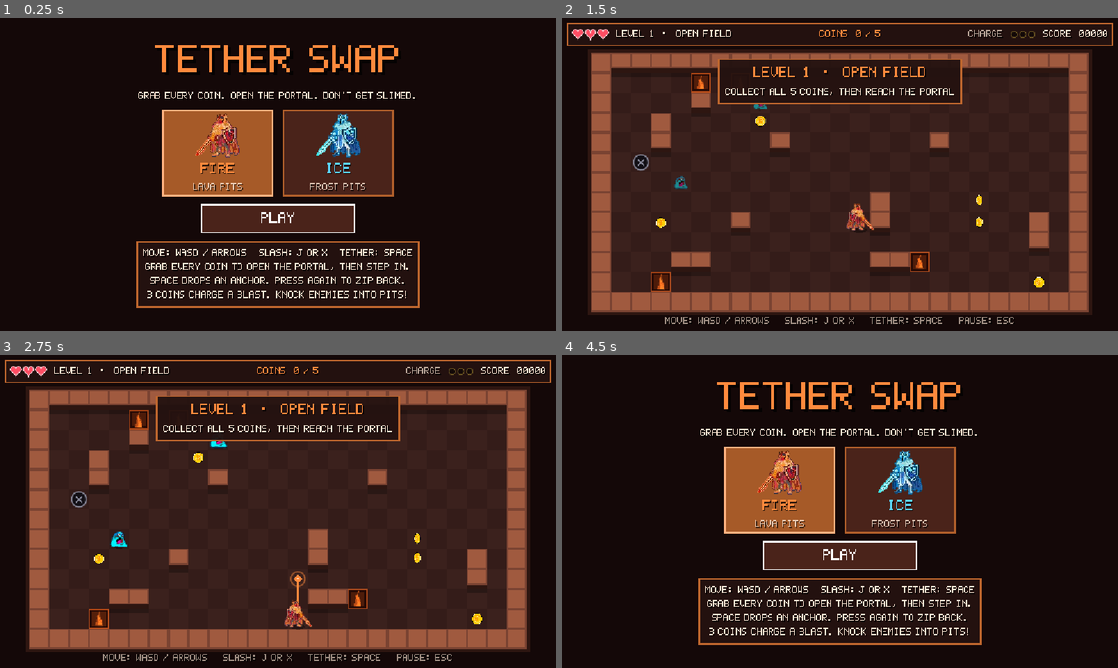
Above: before the commit, frames 1-4 (two rows, left to right).
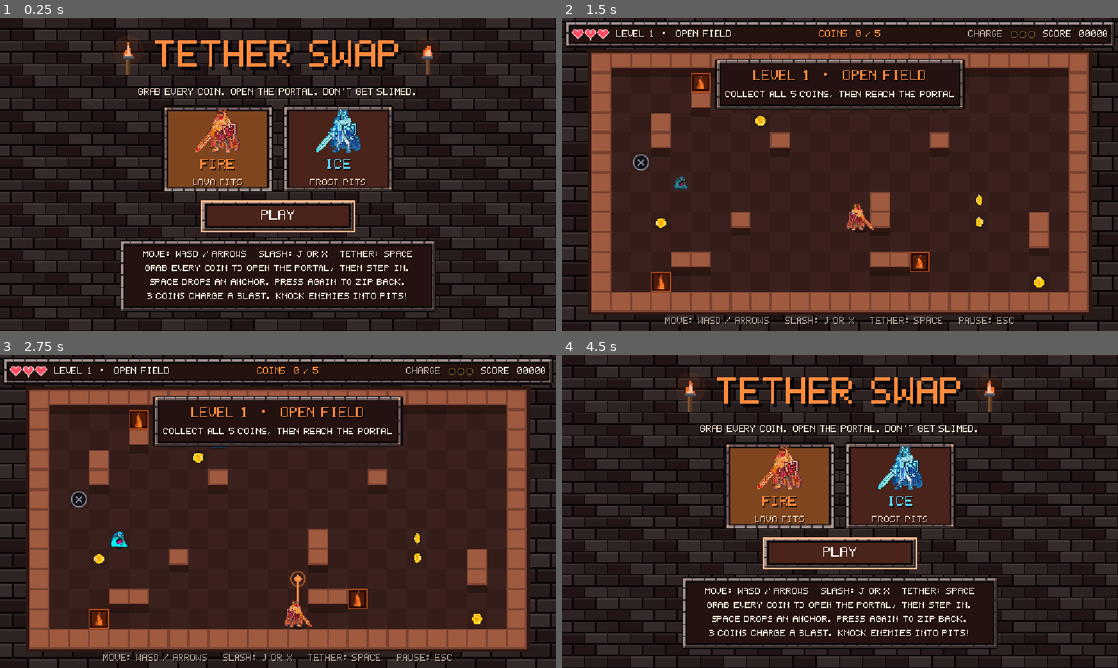
Above: after the commit, the same moments.

Repository: AHFE0924/Larpathon1
Game: Godot game, scene res://menu.tscn
Same seed, same stepped clock (60 frames per second), same inputs: the game is played once before the commit and once after it.
Inputs:
- Up to frame 1 (0.25 s): no input
- Up to frame 2 (1.5 s): click "PLAY" at 0.5 s; hold D (move_right) from 1.28 s (still down); hold J (attack) from 1.28 s (still down)
- Up to frame 3 (2.75 s): release D (move_right) at 2.03 s; release J (attack) at 2.03 s; hold S (move_down) from 2.03 s (still down); tap Space (tether) at 2.1 s
- Up to frame 4 (4.5 s): release S (move_down) at 2.78 s; hold D (move_right) 2.78-3.53 s; tap X at 2.85 s; hold W (move_up) 3.53-4.25 s; tap P at 3.6 s; click "Main Menu" at 4.25 s

The runs differ from the first frame. In frame 1, 48% of the frame differs, in the area x 0-100%, y 0-100%; in frame 2, 11%; in frame 3, 11%; in frame 4, 48%.

Commit message:
Give the interface a dungeon look
Stone-block frames on panels and buttons, a brick wall behind the menu and around the arena, and torches beside the title. README updated to match.

Diff:
--- a/GameData.gd
+++ b/GameData.gd
@@ -44,6 +44,7 @@
 
 var _used_cache := {}
 var _art_cache := {}
+var _stone_cache := {}
 var _tint_shader: Shader
 
 
@@ -232,11 +233,11 @@
 	th.set_constant("shadow_offset_x", "Label", 2)
 	th.set_constant("shadow_offset_y", "Label", 2)
 	th.set_constant("line_spacing", "Label", 6)
-	th.set_stylebox("panel", "PanelContainer", box(Color(p.panel, 0.96), accent.darkened(0.25), 3, 0, 14))
-	th.set_stylebox("normal", "Button", box(p.panel_hi, accent.darkened(0.3), 3, 0, 12))
-	th.set_stylebox("hover", "Button", box(p.panel_hi.lightened(0.12), accent, 3, 0, 12))
-	th.set_stylebox("pressed", "Button", box(accent.darkened(0.35), accent.lightened(0.35), 3, 0, 12))
-	var focus := box(Color(0, 0, 0, 0), Color.WHITE, 3, 0, 12)
+	th.set_stylebox("panel", "PanelContainer", stone_box("panel", 8))
+	th.set_stylebox("normal", "Button", stone_box("button", 4))
+	th.set_stylebox("hover", "Button", stone_box("hover", 4))
+	th.set_stylebox("pressed", "Button", stone_box("pressed", 4))
+	var focus := box(Color(0, 0, 0, 0), accent.lightened(0.4), 3, 0, 12)
 	focus.draw_center = false
 	th.set_stylebox("focus", "Button", focus)
 	th.set_color("font_color", "Button", p.text)
@@ -245,6 +246,95 @@
 	th.set_color("font_focus_color", "Button", Color.WHITE)
 	th.set_font_size("font_size", "Button", 16)
 	return th
+
+
+# --- dungeon stone frames ----------------------------------------------------
+
+# A panel or button drawn as a frame of carved stone blocks with a metal stud
+# in each corner. The frame is painted pixel by pixel into a tiny 16x16
+# picture, blown up 3x, and then tiled along the edges so any size works.
+# kind: "panel", "button", "hover" or "pressed". pad: space inside the frame.
+func stone_box(kind: String, pad: int) -> StyleBoxTexture:
+	var key := biome + kind
+	if not _stone_cache.has(key):
+		_stone_cache[key] = _stone_texture(kind)
+	var sb := StyleBoxTexture.new()
+	sb.texture = _stone_cache[key]
+	sb.set_texture_margin_all(12)
+	sb.axis_stretch_horizontal = StyleBoxTexture.AXIS_STRETCH_MODE_TILE_FIT
+	sb.axis_stretch_vertical = StyleBoxTexture.AXIS_STRETCH_MODE_TILE_FIT
+	sb.set_content_margin_all(12 + pad)
+	return sb
+
+
+func _stone_texture(kind: String) -> ImageTexture:
+	var p := pal()
+	var wall: Color = p.wall
+	var accent: Color = p.accent
+	var fill: Color = p.panel
+	var stone := wall.lerp(Color(0.42, 0.42, 0.46), 0.6)   # grey stone with a hint of the biome
+	var pressed := false
+	match kind:
+		"button":
+			fill = p.panel_hi
+		"hover":
+			fill = (p.panel_hi as Color).lightened(0.12)
+			stone = stone.lightened(0.15)
+		"pressed":
+			fill = accent.darkened(0.5)
+			pressed = true
+	var light := stone.lightened(0.35)
+	var dark := stone.darkened(0.5)
+	if pressed:   # a pressed slab is lit from the other side
+		var swap := light
+		light = dark
+		dark = swap
+	var edge := Color(0.05, 0.04, 0.04)
+	var img := Image.create(16, 16, false, Image.FORMAT_RGBA8)
+	for y in 16:
+		for x in 16:
+			var d: int = min(min(x, y), min(15 - x, 15 - y))   # how far in from the edge
+			var c := fill
+			if d == 0:
+				var corner := (x == 0 or x == 15) and (y == 0 or y == 15)
+				c = Color(0, 0, 0, 0) if corner else edge
+			elif d == 1:
+				var top_left := x == 1 or y == 1
+				var bottom_right := x == 14 or y == 14
+				c = stone if (top_left and bottom_right) else (light if top_left else dark)
+			elif d == 2:
+				c = stone.darkened(0.12) if (x * 7 + y * 13) % 5 == 0 else stone
+			elif d == 3:
+				c = edge
+			if (d == 1 or d == 2) and (x == 7 or y == 7):
+				c = stone.darkened(0.5)   # the gap between two blocks
+			img.set_pixel(x, y, c)
+	var stud := accent.lerp(Color(0.8, 0.8, 0.8), 0.35)
+	for at in [Vector2i(2, 2), Vector2i(13, 2), Vector2i(2, 13), Vector2i(13, 13)]:
+		img.set_pixel(at.x, at.y, stud)
+	img.resize(48, 48, Image.INTERPOLATE_NEAREST)
+	return ImageTexture.create_from_image(img)
+
+
+# Fills a rectangle with a dim brick wall. `draw_on` is the node being drawn.
+func draw_bricks(draw_on: CanvasItem, area: Rect2) -> void:
+	var p := pal()
+	var base: Color = p.bg
+	var mortar := base.darkened(0.45)
+	draw_on.draw_rect(area, mortar)
+	var row := 0
+	var y := area.position.y
+	while y < area.end.y:
+		var x := area.position.x - (24.0 if row % 2 == 1 else 0.0)
+		var col := 0
+		while x < area.end.x:
+			var shade := 0.05 + 0.03 * float((col * 31 + row * 17) % 4)
+			draw_on.draw_rect(Rect2(x, y, 45, 21), base.lightened(shade))
+			draw_on.draw_rect(Rect2(x, y, 45, 3), base.lightened(shade + 0.05))
+			x += 48.0
+			col += 1
+		y += 24.0
+		row += 1
 
 
 # --- pixel font --------------------------------------------------------------
--- a/board.gd
+++ b/board.gd
@@ -11,6 +11,8 @@
 	var t: int = game.TILE
 	var cols: int = game.COLS
 	var rows: int = game.ROWS
+	# dungeon brickwork behind and around the arena
+	GameData.draw_bricks(self, Rect2(-720, -480, cols * t + 1440, rows * t + 960))
 	draw_rect(Rect2(-6, -6, cols * t + 12, rows * t + 12), p.wall_dark)
 
 	for y in rows:
--- a/hud.gd
+++ b/hud.gd
@@ -61,10 +61,10 @@
 func _build_bar() -> void:
 	var p := GameData.pal()
 	var bar := PanelContainer.new()
-	bar.add_theme_stylebox_override("panel", GameData.box(Color(p.panel, 0.96), p.accent.darkened(0.25), 3, 0, 10))
+	bar.add_theme_stylebox_override("panel", GameData.stone_box("panel", 2))
 	bar.mouse_filter = Control.MOUSE_FILTER_IGNORE
 	root.add_child(bar)
-	bar.set_anchors_and_offsets_preset(Control.PRESET_TOP_WIDE, Control.PRESET_MODE_MINSIZE, 10)
+	bar.set_anchors_and_offsets_preset(Control.PRESET_TOP_WIDE, Control.PRESET_MODE_MINSIZE, 6)
 
 	var row := HBoxContainer.new()
 	row.add_theme_constant_override("separation", 14)
@@ -99,8 +99,8 @@
 	chip_row.mouse_filter = Control.MOUSE_FILTER_IGNORE
 	root.add_child(chip_row)
 	chip_row.set_anchors_and_offsets_preset(Control.PRESET_TOP_WIDE)
-	chip_row.offset_top = 66
-	chip_row.offset_bottom = 66
+	chip_row.offset_top = 68
+	chip_row.offset_bottom = 68
 	chip_row.offset_right = -26
 	for type in ["shield", "haste", "fury", "freeze"]:
 		var chip := _label("", 16, GameData.POWER_COLORS[type])
@@ -154,7 +154,7 @@
 	overlay.add_child(center)
 	var panel := PanelContainer.new()
 	panel.custom_minimum_size = Vector2(400, 0)
-	panel.add_theme_stylebox_override("panel", GameData.box(GameData.pal().panel, GameData.pal().accent, 4, 0, 28))
+	panel.add_theme_stylebox_override("panel", GameData.stone_box("panel", 16))
 	center.add_child(panel)
 	var col := VBoxContainer.new()
 	col.add_theme_constant_override("separation", 16)
--- a/menu.gd
+++ b/menu.gd
@@ -4,6 +4,9 @@
 var bg: ColorRect
 var title: Label
 var cards := {}
+var wall: Control
+var torches: Array = []
+var time := 0.0
 
 
 func _ready() -> void:
@@ -12,6 +15,11 @@
 	bg = ColorRect.new()
 	bg.set_anchors_preset(Control.PRESET_FULL_RECT)
 	add_child(bg)
+	wall = Control.new()   # brick wall, drawn in code
+	wall.set_anchors_preset(Control.PRESET_FULL_RECT)
+	wall.mouse_filter = Control.MOUSE_FILTER_IGNORE
+	wall.draw.connect(func(): GameData.draw_bricks(wall, Rect2(Vector2.ZERO, wall.size)))
+	add_child(wall)
 
 	var center := CenterContainer.new()
 	center.set_anchors_preset(Control.PRESET_FULL_RECT)
@@ -23,7 +31,13 @@
 	title = _label("TETHER SWAP", 64)
 	title.add_theme_constant_override("shadow_offset_x", 6)
 	title.add_theme_constant_override("shadow_offset_y", 6)
-	col.add_child(title)
+	var title_row := HBoxContainer.new()
+	title_row.alignment = BoxContainer.ALIGNMENT_CENTER
+	title_row.add_theme_constant_override("separation", 36)
+	col.add_child(title_row)
+	title_row.add_child(_torch())
+	title_row.add_child(title)
+	title_row.add_child(_torch())
 
 	col.add_child(_label("Grab every coin. Open the portal. Don't get slimed.", 16))
 	if GameData.best_score > 0:
@@ -55,6 +69,45 @@
 
 	select_biome(GameData.biome)
 	play.grab_focus()
+
+
+func _process(delta: float) -> void:
+	time += delta
+	for t in torches:
+		t.queue_redraw()
+
+
+# A wall torch with a flickering flame, drawn in chunky 4-pixel blocks.
+func _torch() -> Control:
+	var t := Control.new()
+	t.custom_minimum_size = Vector2(36, 84)
+	t.mouse_filter = Control.MOUSE_FILTER_IGNORE
+	var seed_offset := torches.size() * 2.3
+	t.draw.connect(func(): _draw_torch(t, seed_offset))
+	torches.append(t)
+	return t
+
+
+func _draw_torch(t: Control, offset: float) -> void:
+	var p := GameData.pal()
+	var flame: Color = p.hazard
+	var u := 4.0
+	var mid := 18.0
+	var step: float = floor(time * 9.0) + offset  # jumps 9 times a second, like sprite frames
+	t.draw_circle(Vector2(mid, 30), 30.0 + sin(step) * 2.0, Color(flame, 0.07))
+	# handle and iron cup
+	t.draw_rect(Rect2(mid - u, 48, u * 2, 32), Color("5a3a22"))
+	t.draw_rect(Rect2(mid - u, 48, u, 32), Color("7a5232"))
+	t.draw_rect(Rect2(mid - u * 3, 40, u * 6, u * 2), Color("3a3a40"))
+	t.draw_rect(Rect2(mid - u * 3, 40, u * 6, u), Color("5c5c66"))
+	# flame: five columns of blocks whose heights wobble
+	var heights := [2, 4, 6, 4, 2]
+	for i in 5:
+		var h: int = heights[i] + int(round(sin(step * 1.7 + i * 2.1)))
+		var x := mid - u * 2.5 + i * u
+		t.draw_rect(Rect2(x, 40 - h * u, u, h * u), flame)
+		if i >= 1 and i <= 3 and h > 2:
+			t.draw_rect(Rect2(x, 40 - (h - 2) * u, u, (h - 2) * u), flame.lightened(0.55))
 
 
 func _label(text: String, size: int, alpha: float = 1.0) -> Label:
@@ -106,6 +159,7 @@
 	var p := GameData.pal()
 	theme = GameData.make_theme()
 	bg.color = p.bg
+	wall.queue_redraw()
 	title.add_theme_color_override("font_color", p.accent)
 	for key in cards:
 		cards[key].set_pressed_no_signal(key == b)
